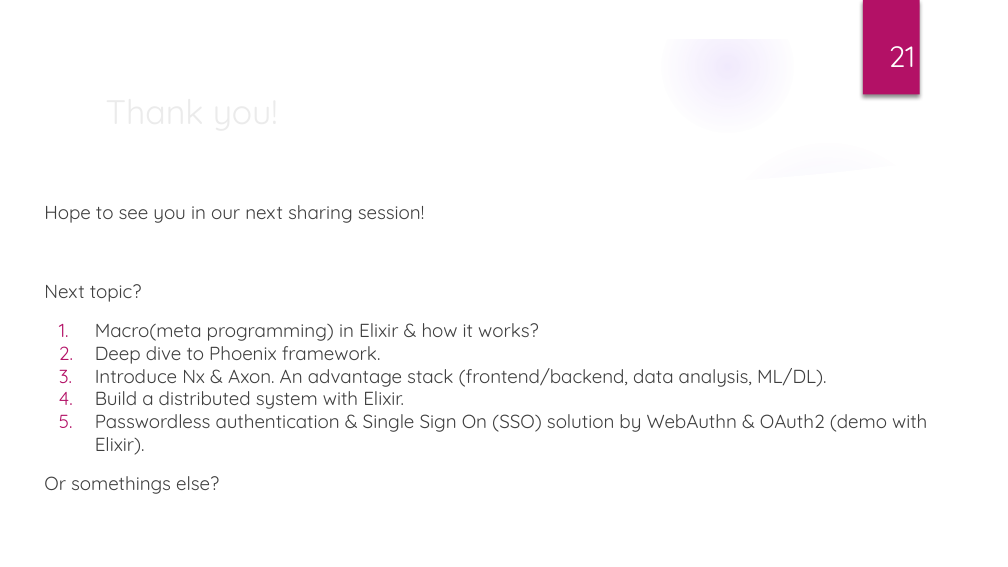
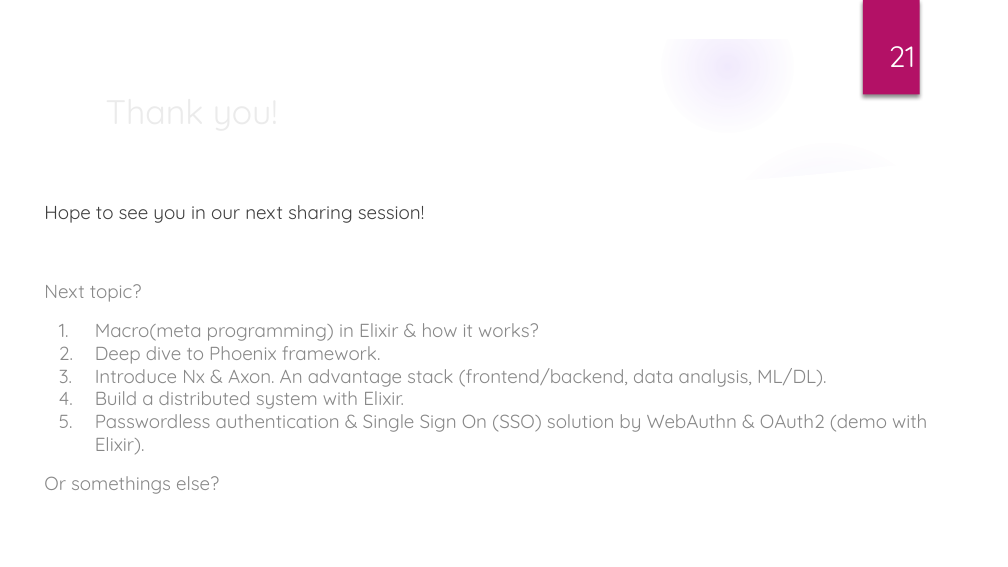
Before and after one commit to ohhi-vn/live_pub_demo, a slide deck: slide 21 of slide/Phoenix LiveView & Pubsub for Realtime & Scalable WebApp.pptx. Drawn at 1008x567 pixels with LibreOffice and Linux fonts; fonts in the diff are those of the drawing; background and template pictures are left out. Boxes give left, top, right and bottom in pixels: in the first picture for what was removed or moved away, otherwise in the second. Text is boxed around its words. In the diff, an @@ line names an element or a change of style, - is before the commit and + after.

```diff
--- a/slide/Phoenix LiveView & Pubsub for Realtime & Scalable WebApp.pptx
+++ b/slide/Phoenix LiveView & Pubsub for Realtime & Scalable WebApp.pptx
@@ text at [44, 284, 927, 494]: text colour #3F3F3F to #888888 in "Next topic?", "Macro(meta programming) in Elixir & how it ...", "Deep dive to Phoenix framework.", "Introduce Nx & Axon. An advantage stack ..." and 3 more places; bullet colour #B31166 to #888888 @@
```
Also in this commit, not shown: 6 other slides changed, 1 slide added, 1 slide removed, 4 other files.
